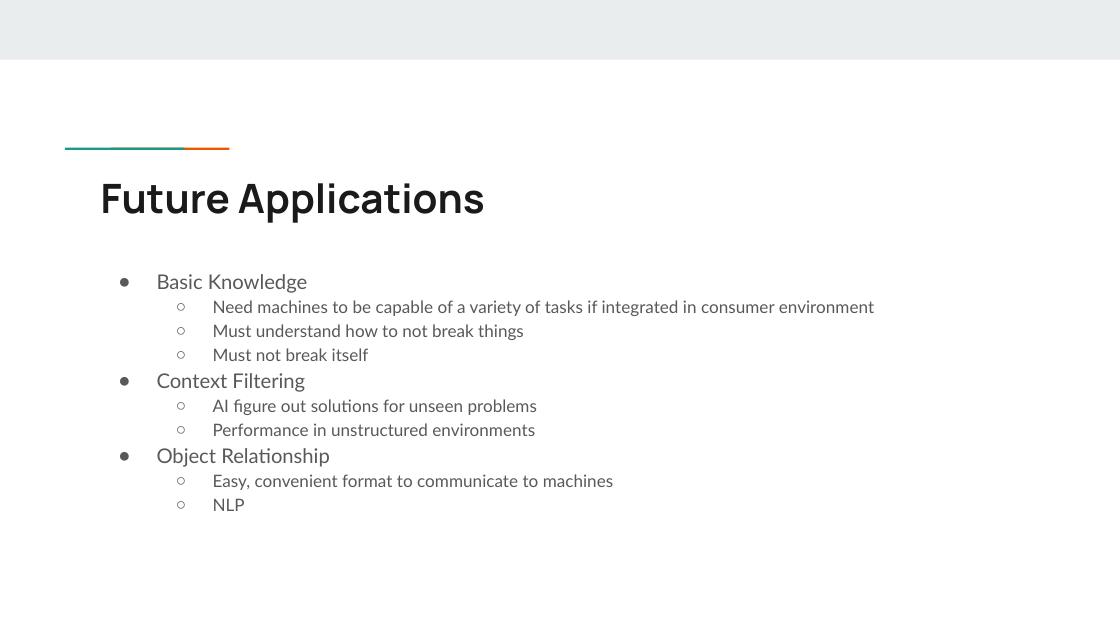
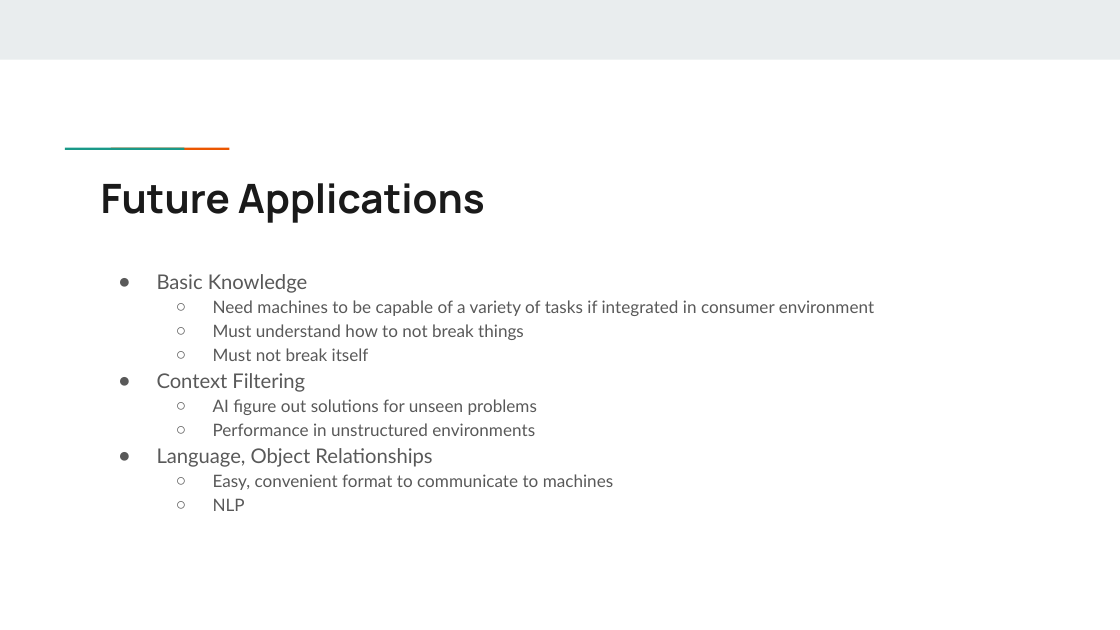
Before and after one commit to quentintruong/UCLA-CS35L-F17, a slide deck: slide 11 of A10/Applications of Context for Artificial Intelligence.pptx (slide 9 before the commit). Drawn at 1120x630 pixels with LibreOffice and Linux fonts; fonts in the diff are those of the drawing. Boxes give left, top, right and bottom in pixels: in the first picture for what was removed or moved away, otherwise in the second. Text is boxed around its words. In the diff, an @@ line names an element or a change of style, - is before the commit and + after.

```diff
--- a/A10/Applications of Context for Artificial Intelligence.pptx
+++ b/A10/Applications of Context for Artificial Intelligence.pptx
@@ text at (157,448,432,467): text changed @@
-● Object Relationship
+● Language, Object Relationships
```
Also in this commit, not shown: 5 other slides changed, 2 slides added, 3 other files.
